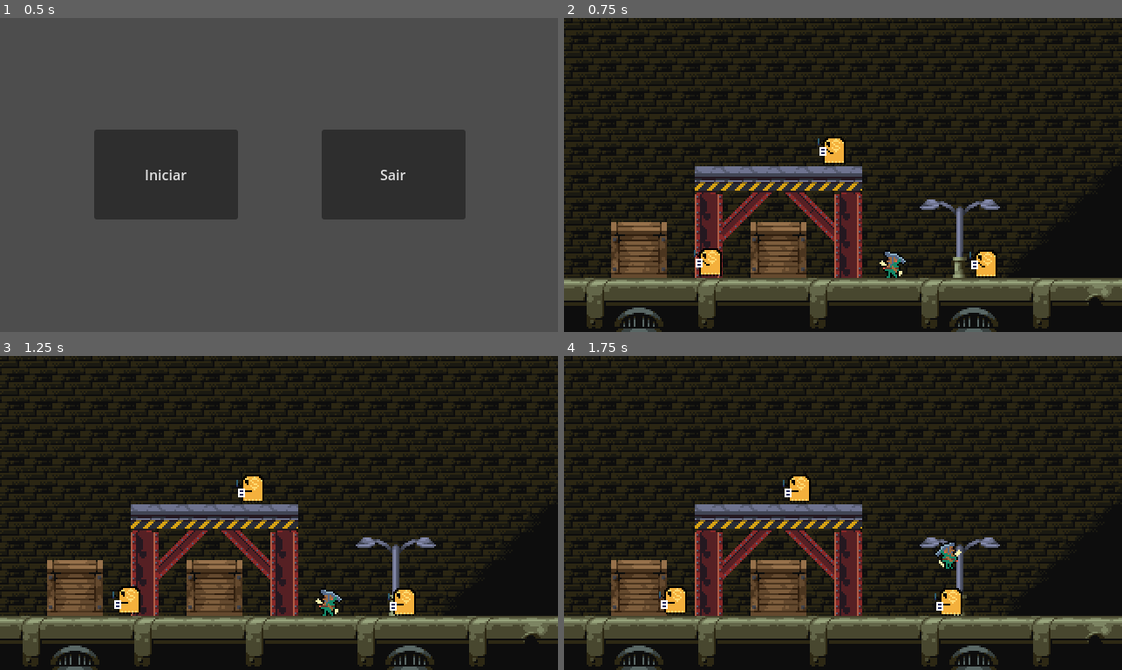
Above: before the commit, frames 1-4 (two rows, left to right).
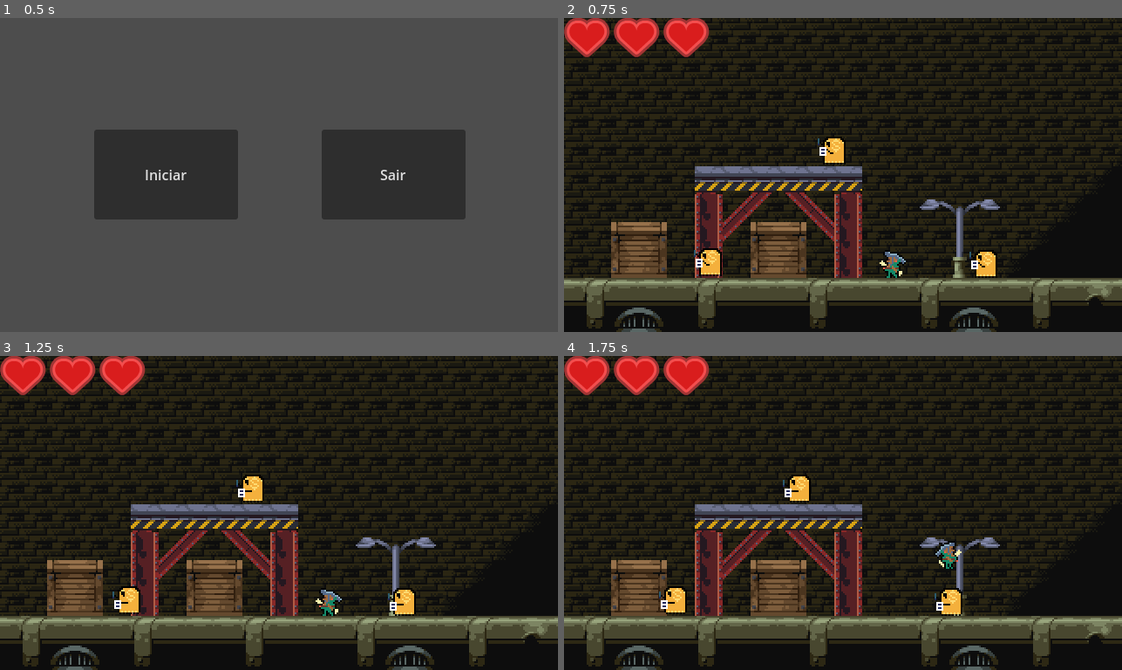
Above: after the commit, the same moments.

Repository: GabrielPlaza95/Trabalho-Jogos
Game: Godot game, scene res://levels/StartScreen.tscn
Two runs of this game, one before a commit and one after it. Both use one fixed random seed, a clock stepped at 60 frames per second and the inputs below.
Inputs:
- Up to frame 1 (0.5 s): no input
- Up to frame 2 (0.75 s): click "Iniciar" at 0.5 s
- Up to frame 3 (1.25 s): no input
- Up to frame 4 (1.75 s): hold Right (right) from 1.28 s (still down); tap Up (up) at 1.35, 1.52 s

Frame 1 is identical in both runs. In frame 2, 2.3% of the frame differs, in the area x 0-27%, y 0-13%; in frame 3, 2.3%; in frame 4, 2.3%.

Commit message:
HP GUI
Demonstração visual da vida do personagem baseado em corações. Gastei mais tempo nisso do que queria em teoria teria que definir o health_points do Damageable do protagonista baseado no max_health do protagonista, porém como é um protótipo acho que podemos deixar assim

Diff:
--- /dev/null
+++ b/HUD/heart_gui.gd
@@ -0,0 +1,19 @@
+extends Panel
+
+@onready var sprite = $Sprite2D
+var heart_full = preload("res://HUD/hud_heartFull.png")
+var heart_empty = preload("res://HUD/hud_heartEmpty.png")
+
+# Called when the node enters the scene tree for the first time.
+func _ready():
+	pass # Replace with function body.
+
+
+# Called every frame. 'delta' is the elapsed time since the previous frame.
+func _process(delta):
+	pass
+
+
+func update(full: bool):
+	if full: sprite.texture = heart_full
+	else: sprite.texture = heart_empty
--- /dev/null
+++ b/HUD/heart_gui.tscn
@@ -0,0 +1,15 @@
+[gd_scene load_steps=3 format=3 uid="uid://cmp85sslmcldj"]
+
+[ext_resource type="Script" path="res://HUD/heart_gui.gd" id="1_jucgc"]
+[ext_resource type="Texture2D" uid="uid://fvbrxbfpnpfq" path="res://HUD/hud_heartFull.png" id="1_shnxf"]
+
+[node name="heartGui" type="Panel"]
+self_modulate = Color(1, 1, 1, 0)
+custom_minimum_size = Vector2(53, 45)
+offset_right = 53.0
+offset_bottom = 45.0
+script = ExtResource("1_jucgc")
+
+[node name="Sprite2D" type="Sprite2D" parent="."]
+texture = ExtResource("1_shnxf")
+centered = false
--- /dev/null
+++ b/HUD/hearts_container.gd
@@ -0,0 +1,24 @@
+extends HBoxContainer
+
+@onready var HeartGuiClass = preload("res://HUD/heart_gui.tscn")
+# Called when the node enters the scene tree for the first time.
+func _ready():
+	pass # Replace with function body.
+
+
+# Called every frame. 'delta' is the elapsed time since the previous frame.
+func _process(delta):
+	pass
+
+func setMaxHearts(max: int):
+	for i in range(max):
+		var heart = HeartGuiClass.instantiate()
+		add_child(heart)
+
+
+func updateHearts(currentHealth: int):
+	var hearts = get_children()
+	for i in range(currentHealth):
+		hearts[i].update(true)
+	for i in range(currentHealth, hearts.size()):
+		hearts[i].update(false)
--- /dev/null
+++ b/HUD/hearts_container.tscn
@@ -0,0 +1,8 @@
+[gd_scene load_steps=2 format=3 uid="uid://6mhmxi1lnids"]
+
+[ext_resource type="Script" path="res://HUD/hearts_container.gd" id="1_tdkdx"]
+
+[node name="heartsContainer" type="HBoxContainer"]
+offset_right = 40.0
+offset_bottom = 40.0
+script = ExtResource("1_tdkdx")
--- a/characters/protagonist.gd
+++ b/characters/protagonist.gd
@@ -2,7 +2,8 @@
 
 @export var speed : float = 75.0
 @export var jump_velocity : float = -250.0
-
+@export var maxHealth = 3 # tem que sincronizar com o health_points
+@onready var damageable = $Damageable
 # Get the gravity from the project settings to be synced with RigidBody nodes.
 var gravity : float = ProjectSettings.get_setting("physics/2d/default_gravity")
 var input_direction : Vector2 = Vector2.ZERO
@@ -17,6 +18,7 @@
 
 signal shoot(bullet, direction, position)
 signal game_over()
+signal healthChanged
 
 var Bullet = preload("res://characters/bullet.tscn")
 
@@ -74,6 +76,7 @@
 	_sprite.modulate = Color.RED
 	await get_tree().create_timer(0.2).timeout
 	_sprite.modulate = Color.WHITE
+	healthChanged.emit(damageable.health_points)
 
 func _on_death():
 	_sprite.modulate = Color.RED
--- /dev/null
+++ b/levels/HeartBar.gd
@@ -0,0 +1,12 @@
+extends HBoxContainer
+
+
+var heart_full = preload("res://HUD/hud_heartFull.png")
+var heart_empty = preload("res://HUD/hud_heartEmpty.png")
+
+func update_health(value):
+	for i in get_child_count():
+		if value > i:
+			get_child(i).texture = heart_full
+		else:
+			get_child(i).texture = heart_empty
--- a/levels/level.gd
+++ b/levels/level.gd
@@ -1,4 +1,12 @@
 extends Node2D
+
+@onready var heartsContainer = $CanvasLayer/heartsContainer
+@onready var player = $Protagonist
+
+func _ready():
+	heartsContainer.setMaxHearts(player.maxHealth)
+	heartsContainer.updateHearts(player.damageable.health_points)
+	player.healthChanged.connect(heartsContainer.updateHearts)
 
 func _on_protagonist_shoot(bullet, bullet_direction, bullet_position):
 	var spawned_bullet = bullet.instantiate()
--- a/levels/level.tscn
+++ b/levels/level.tscn
@@ -9,6 +9,7 @@
 [ext_resource type="Texture2D" uid="uid://bgg2vkon60u5i" path="res://levels/neon_city_tiles.png" id="5_fes42"]
 [ext_resource type="Texture2D" uid="uid://cnf61w87kspm1" path="res://levels/metal_tileset.png" id="6_bfkl2"]
 [ext_resource type="PackedScene" uid="uid://d3djmk2ygm2k" path="res://characters/ghost.tscn" id="8_61pts"]
+[ext_resource type="PackedScene" uid="uid://6mhmxi1lnids" path="res://HUD/hearts_container.tscn" id="10_natxj"]
 
 [sub_resource type="TileSetAtlasSource" id="TileSetAtlasSource_fsrpb"]
 texture = ExtResource("1_qab8t")
@@ -4699,4 +4700,10 @@
 [node name="Ghost3" parent="." instance=ExtResource("8_61pts")]
 position = Vector2(248, 88)
 
+[node name="CanvasLayer" type="CanvasLayer" parent="."]
+
+[node name="heartsContainer" parent="CanvasLayer" instance=ExtResource("10_natxj")]
+offset_right = 167.0
+offset_bottom = 45.0
+
 [connection signal="shoot" from="Protagonist" to="." method="_on_protagonist_shoot"]
Binary file added: HUD/hud_heartEmpty.png
Not shown, added: HUD/hud_heartEmpty.png.import
Binary file added: HUD/hud_heartFull.png
Not shown, added: HUD/hud_heartFull.png.import
Binary file added: HUD/hud_heartHalf.png
Not shown, added: HUD/hud_heartHalf.png.import
Not shown: 1 places in levels/level.tscn that only renumber resources
